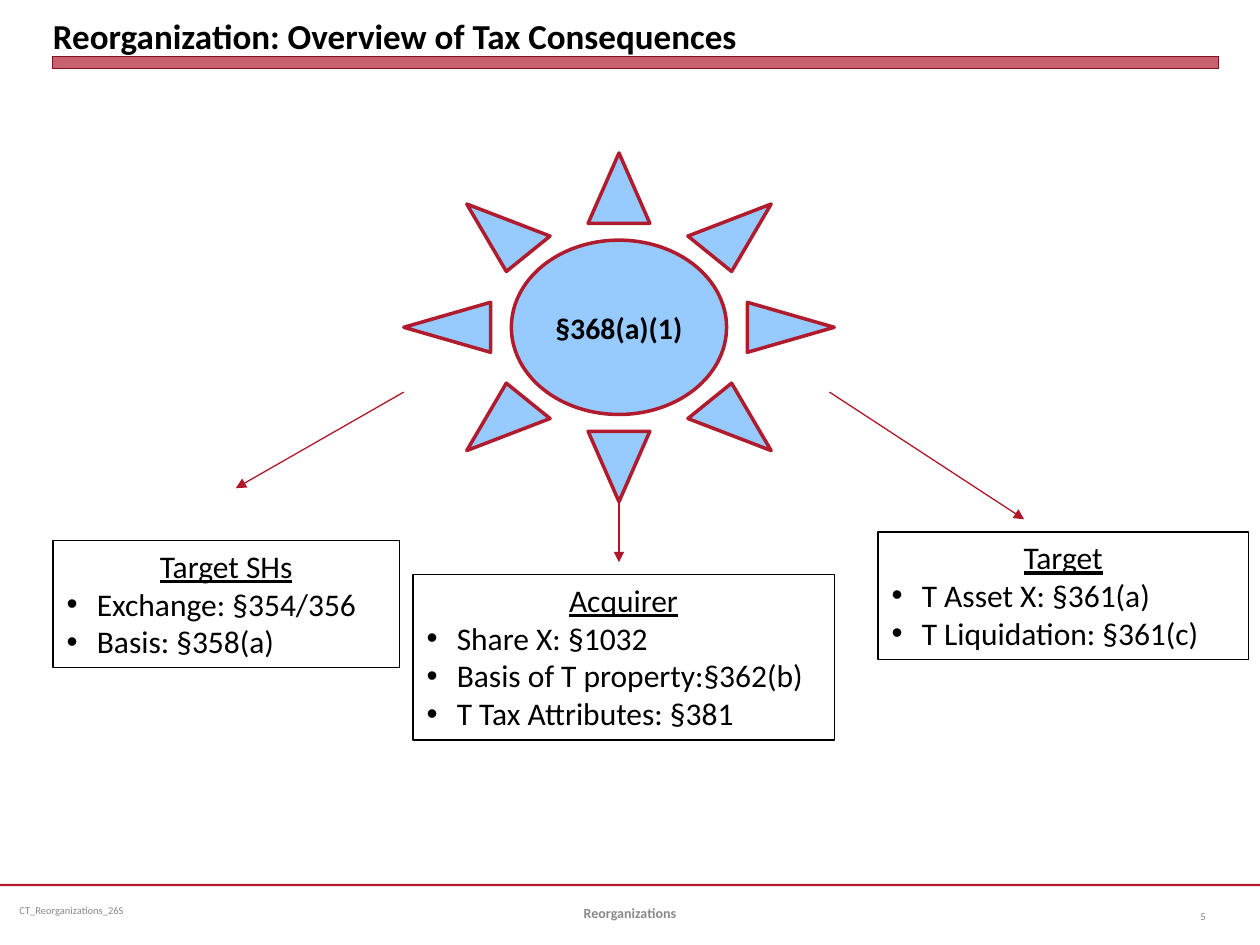
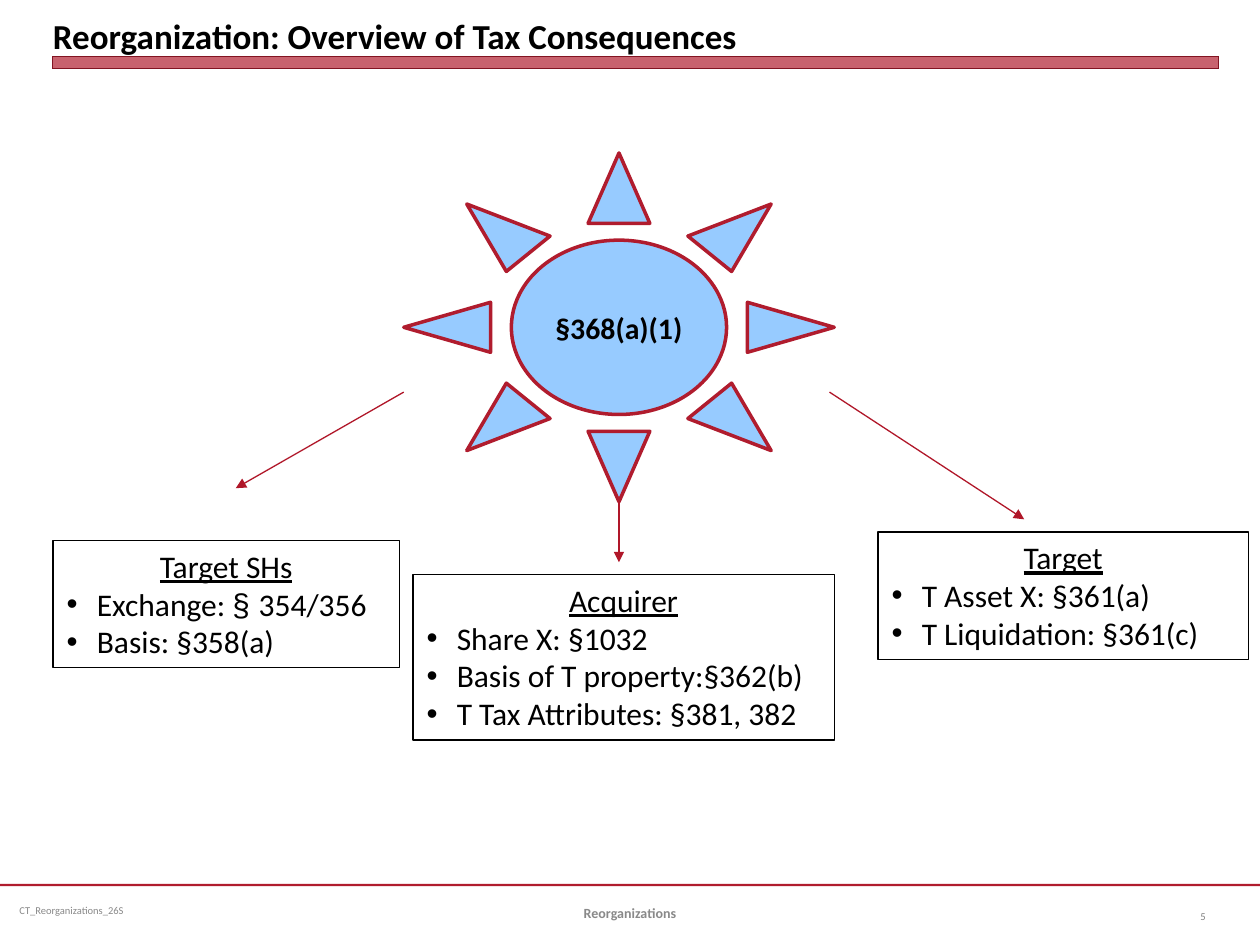
Before and after one commit to jmc877/Corporate-Tax, a slide deck: slide 5 of slides/CT_Reorganizations_26S.pptx. Drawn at 1260x945 pixels with LibreOffice and Linux fonts; fonts in the diff are those of the drawing. Boxes give left, top, right and bottom in pixels: in the first picture for what was removed or moved away, otherwise in the second. Text is boxed around its words. In the diff, an @@ line names an element or a change of style, - is before the commit and + after.

```diff
--- a/slides/CT_Reorganizations_26S.pptx
+++ b/slides/CT_Reorganizations_26S.pptx
@@ text in rectangle at [97,594,367,622]: spaces changed @@
-• Exchange: §354/356
+• Exchange: § 354/356
@@ text in rectangle at [457,703,796,729]: text changed @@
-• T Tax Attributes: §381
+• T Tax Attributes: §381, 382
```
Also in this commit, not shown: 1 other slide changed.
